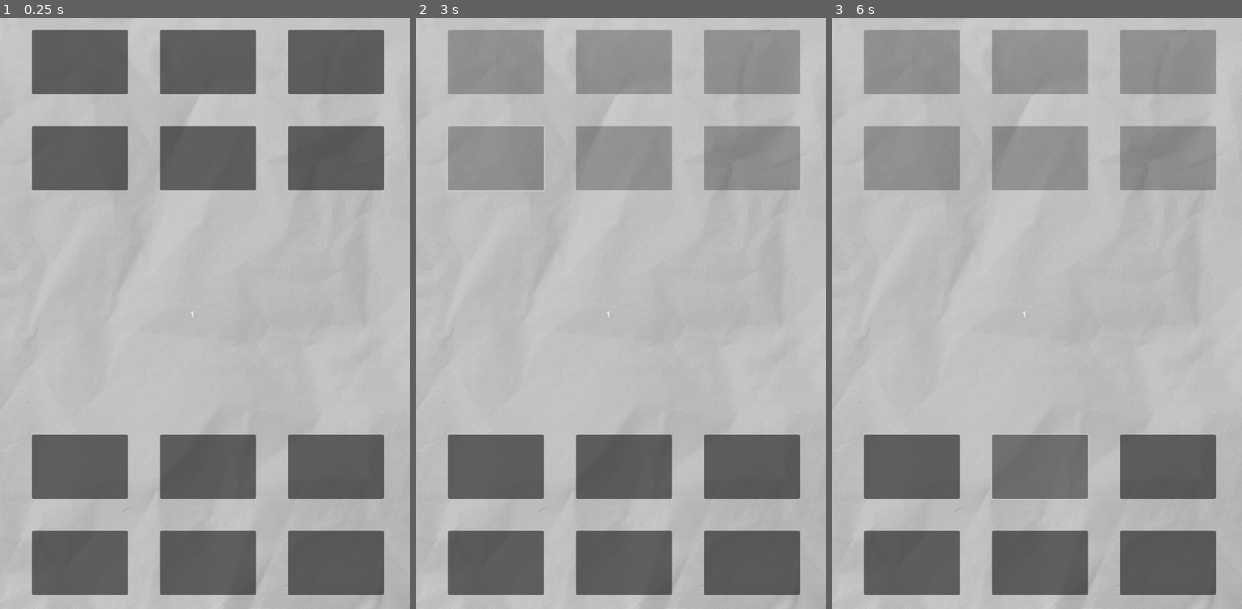
Above: before the commit, frames 1-3 (left to right).
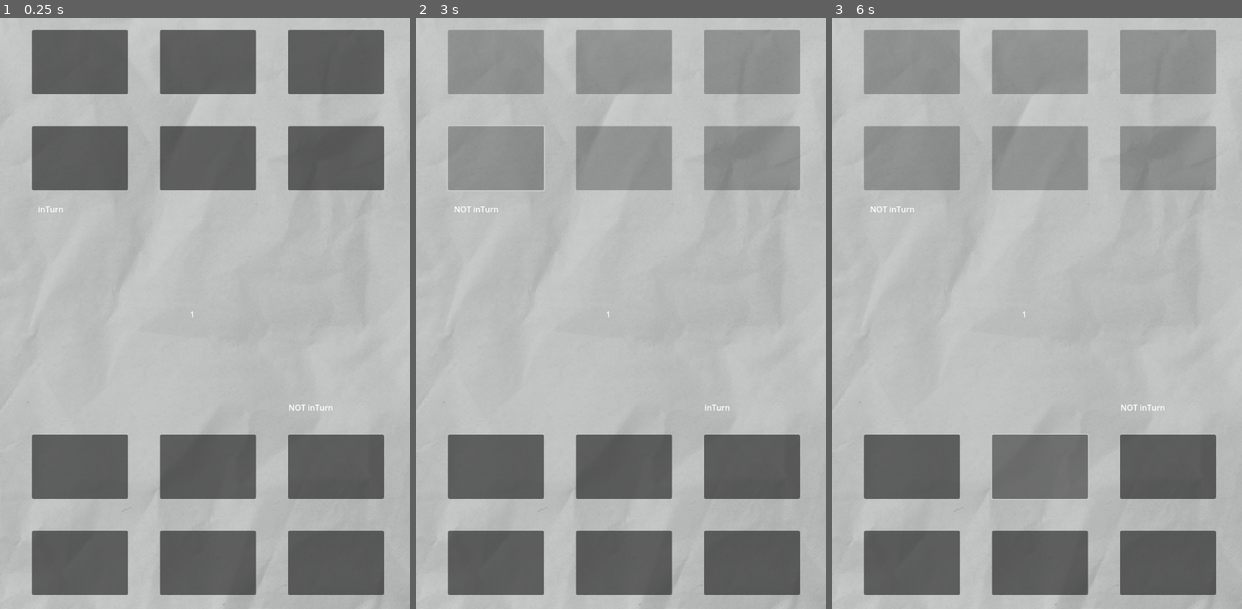
Above: after the commit, the same moments.

Repository: ronjang/cifer
Game: Godot game, scene res://node_2d.tscn
Two runs of this game, one before a commit and one after it. Both use one fixed random seed, a clock stepped at 60 frames per second and the inputs below.
Inputs (mouse positions are in pixels of both pictures, inside the frame that each line leads up to):
- Up to frame 1 (0.25 s): no input
- Up to frame 2 (3 s): click (498, 59) at 0.52 s; click (625, 59) at 1.27 s; click (752, 59) at 2.02 s; click (498, 159) at 2.77 s
- Up to frame 3 (6 s): click (1041, 561) at 3.5 s; click (1168, 561) at 4.25 s; click (914, 467) at 5 s; click (1041, 467) at 5.75 s

The runs differ from the first frame. In frame 1, less than 0.1% of the frame differs, in the area x 9-82%, y 31-67%; in frame 2, less than 0.1%; in frame 3, less than 0.1%.

Commit message:
change turns, node communication, custom signals

Diff:
--- a/buttons.gd
+++ b/buttons.gd
@@ -16,6 +16,7 @@
 
 func _process(delta):
 	pass
+
 
 func _on_button_1_pressed():
 	ownButtons.append(1)
--- a/gamelogic.gd
+++ b/gamelogic.gd
@@ -6,6 +6,7 @@
 var currentAmountOfTaps
 var whoIsInTurn
 var score : int = 0
+var actualButtons = []
 
 
 
@@ -16,12 +17,13 @@
 
 func _ready():
 	setStage(1)
-
+	$Playerup.connect("Player_1_done_setting", changeTurns)
+	$Playerup.isInTurn = true
+	$Playerdown.isInTurn = false
 
 func _process(delta):
-	controlTurns()
+	checkWhoIsInTurn()
 	updateScore()
-
 
 func setStage(stage: int):
 	stageIndicator.clear()
@@ -57,15 +59,13 @@
 			currentMultiplier = 2.5
 			currentAmountOfTaps = 10
 
-
-func controlTurns():
+func checkWhoIsInTurn():
 	if $Playerup.isInTurn == true:
-		whoIsInTurn == $Playerup
-		print("Playerup playing")
+		whoIsInTurn = '$Playerup'
 	if $Playerdown.isInTurn == true:
-		whoIsInTurn == $Playerdown
-	if $Playerup.isInTurn && $Playerdown.isInTurn != true:
-		whoIsInTurn = null
+		whoIsInTurn = '$Playerdown'
+	if $Playerdown.isInTurn && $Playerup.isInTurn == false:
+		whoIsInTurn == null
 	if whoIsInTurn != null:
 		match whoIsInTurn:
 			'$Playerup':
@@ -79,3 +79,28 @@
 
 func giveScore(amount: int):
 	score += amount
+
+func checkIfButtonsWereCorrect(tapped, actual) -> bool:
+	if tapped == actual:
+		return true
+	else:
+		return false
+
+func setCorrectButtons():
+	if whoIsInTurn != null:
+		match whoIsInTurn:
+			'$Playerup':
+				actualButtons = $Playerup.tappedButtons.duplicate()
+			'$Playerdown':
+				actualButtons = $Playerdown.tappedButtons
+
+func changeTurns():
+	setCorrectButtons()
+	if whoIsInTurn != null:
+		match whoIsInTurn:
+			'$Playerup':
+				$Playerup.isInTurn = false
+				$Playerdown.isInTurn = true
+			'$Playerdown':
+				$Playerup.isInTurn = true
+				$Playerdown.isInTurn = false
--- a/node_2d.tscn
+++ b/node_2d.tscn
@@ -62,46 +62,61 @@
 offset_right = 768.0
 offset_bottom = 344.0
 
+[node name="turnIndicator" type="RichTextLabel" parent="Playerup"]
+offset_left = 76.0
+offset_top = 370.0
+offset_right = 192.0
+offset_bottom = 410.0
+text = "inTurn"
+
 [node name="Playerdown" type="Node2D" parent="."]
 script = ExtResource("2_i13g4")
 
-[node name="buttons" type="Node2D" parent="Playerdown"]
+[node name="Buttons" type="Node2D" parent="Playerdown"]
+script = ExtResource("3_4fday")
 
-[node name="Button1" type="Button" parent="Playerdown/buttons"]
+[node name="Button1" type="Button" parent="Playerdown/Buttons"]
 offset_left = 64.0
 offset_top = 832.0
 offset_right = 256.0
 offset_bottom = 960.0
 
-[node name="Button2" type="Button" parent="Playerdown/buttons"]
+[node name="Button2" type="Button" parent="Playerdown/Buttons"]
 offset_left = 320.0
 offset_top = 832.0
 offset_right = 512.0
 offset_bottom = 960.0
 
-[node name="Button3" type="Button" parent="Playerdown/buttons"]
+[node name="Button3" type="Button" parent="Playerdown/Buttons"]
 offset_left = 576.0
 offset_top = 832.0
 offset_right = 768.0
 offset_bottom = 960.0
 
-[node name="Button5" type="Button" parent="Playerdown/buttons"]
+[node name="Button4" type="Button" parent="Playerdown/Buttons"]
+offset_left = 64.0
+offset_top = 1024.0
+offset_right = 256.0
+offset_bottom = 1152.0
+
+[node name="Button5" type="Button" parent="Playerdown/Buttons"]
 offset_left = 320.0
 offset_top = 1024.0
 offset_right = 512.0
 offset_bottom = 1152.0
 
-[node name="Button4" type="Button" parent="Playerdown/buttons"]
-offset_left = 64.0
-offset_top = 1024.0
-offset_right = 256.0
-offset_bottom = 1152.0
-
-[node name="Button6" type="Button" parent="Playerdown/buttons"]
+[node name="Button6" type="Button" parent="Playerdown/Buttons"]
 offset_left = 576.0
 offset_top = 1024.0
 offset_right = 768.0
 offset_bottom = 1152.0
+
+[node name="turnIndicator" type="RichTextLabel" parent="Playerdown"]
+offset_left = 577.0
+offset_top = 766.0
+offset_right = 693.0
+offset_bottom = 806.0
+text = "inTurn"
 
 [node name="AudioStreamPlayer2D" type="AudioStreamPlayer2D" parent="."]
 
@@ -118,3 +133,9 @@
 [connection signal="pressed" from="Playerup/Buttons/Button4" to="Playerup/Buttons" method="_on_button_4_pressed"]
 [connection signal="pressed" from="Playerup/Buttons/Button5" to="Playerup/Buttons" method="_on_button_5_pressed"]
 [connection signal="pressed" from="Playerup/Buttons/Button6" to="Playerup/Buttons" method="_on_button_6_pressed"]
+[connection signal="pressed" from="Playerdown/Buttons/Button1" to="Playerdown/Buttons" method="_on_button_1_pressed"]
+[connection signal="pressed" from="Playerdown/Buttons/Button2" to="Playerdown/Buttons" method="_on_button_2_pressed"]
+[connection signal="pressed" from="Playerdown/Buttons/Button3" to="Playerdown/Buttons" method="_on_button_3_pressed"]
+[connection signal="pressed" from="Playerdown/Buttons/Button4" to="Playerdown/Buttons" method="_on_button_4_pressed"]
+[connection signal="pressed" from="Playerdown/Buttons/Button5" to="Playerdown/Buttons" method="_on_button_5_pressed"]
+[connection signal="pressed" from="Playerdown/Buttons/Button6" to="Playerdown/Buttons" method="_on_button_6_pressed"]
--- a/player.gd
+++ b/player.gd
@@ -11,8 +11,8 @@
 var tapCooldown : float = 0.5
 
 var tappedButtons = []
-var tries = 0
-
+var missclicks = 0
+signal Player_1_done_setting
 
 
 
@@ -30,22 +30,18 @@
 func updateButtons():
 	if isInTurn == true:
 		if tappedButtons.size() <= amountOfTaps:
-				isInTurn = true
 				if canTap == true:
 					buttonController.activate()
+					$turnIndicator.text = "inTurn"
+	else:
+		$turnIndicator.text = "NOT inTurn"
 	if tappedButtons.size() == amountOfTaps+1:
+		emit_signal("Player_1_done_setting")
 		tappedButtons.clear()
 		isInTurn = false
 		canTap = false
-		tries += 1
+		missclicks += 1
 		buttonController.deactivate()
-
-
-
-
-
-
-
 
 func activate():
 	buttonController.activate()
--- a/project.godot
+++ b/project.godot
@@ -12,7 +12,7 @@
 
 config/name="Tapgame"
 run/main_scene="res://node_2d.tscn"
-config/features=PackedStringArray("4.0", "Forward Plus")
+config/features=PackedStringArray("4.1", "Forward Plus")
 config/icon="res://icon.svg"
 
 [display]
